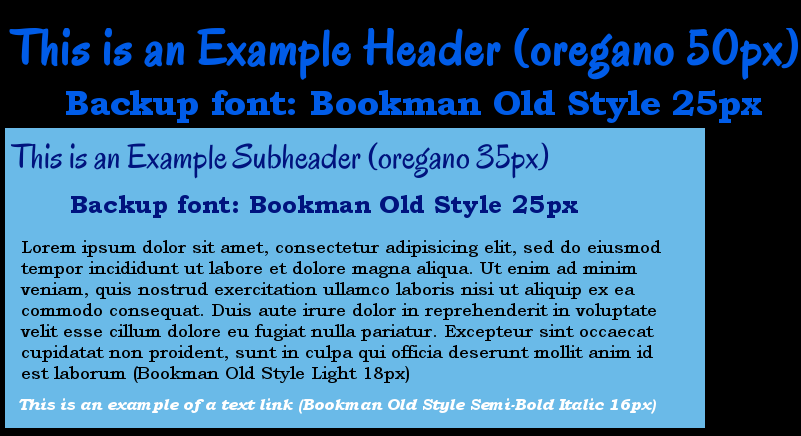
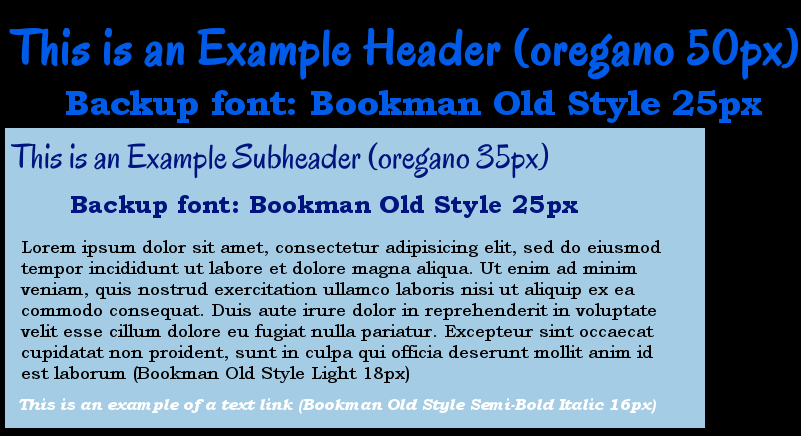
Layered file, before and after one edit (801×436). Changes by layer:
painted on "sample type layers" over (5, 128, 705, 428)
